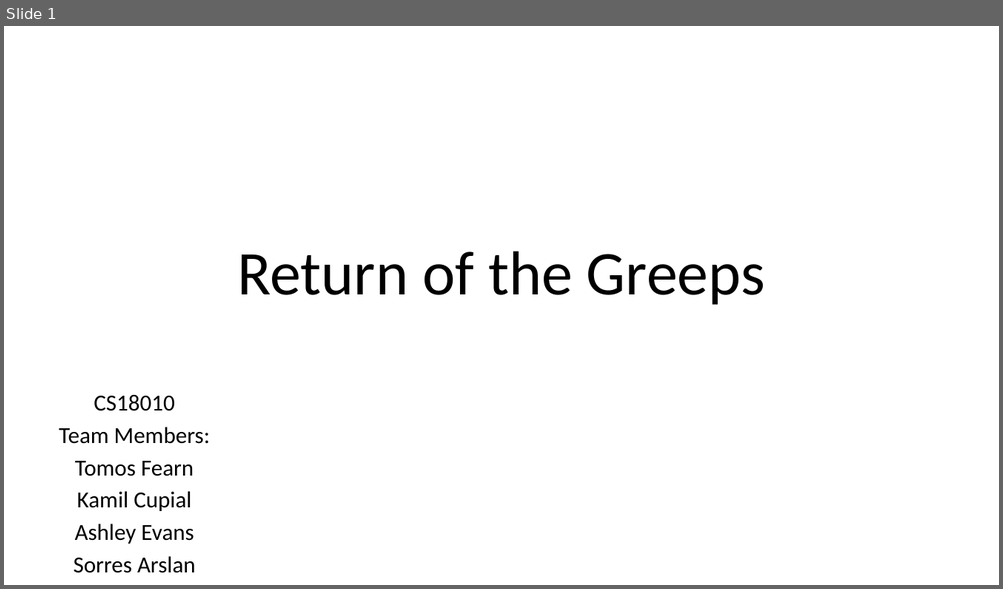
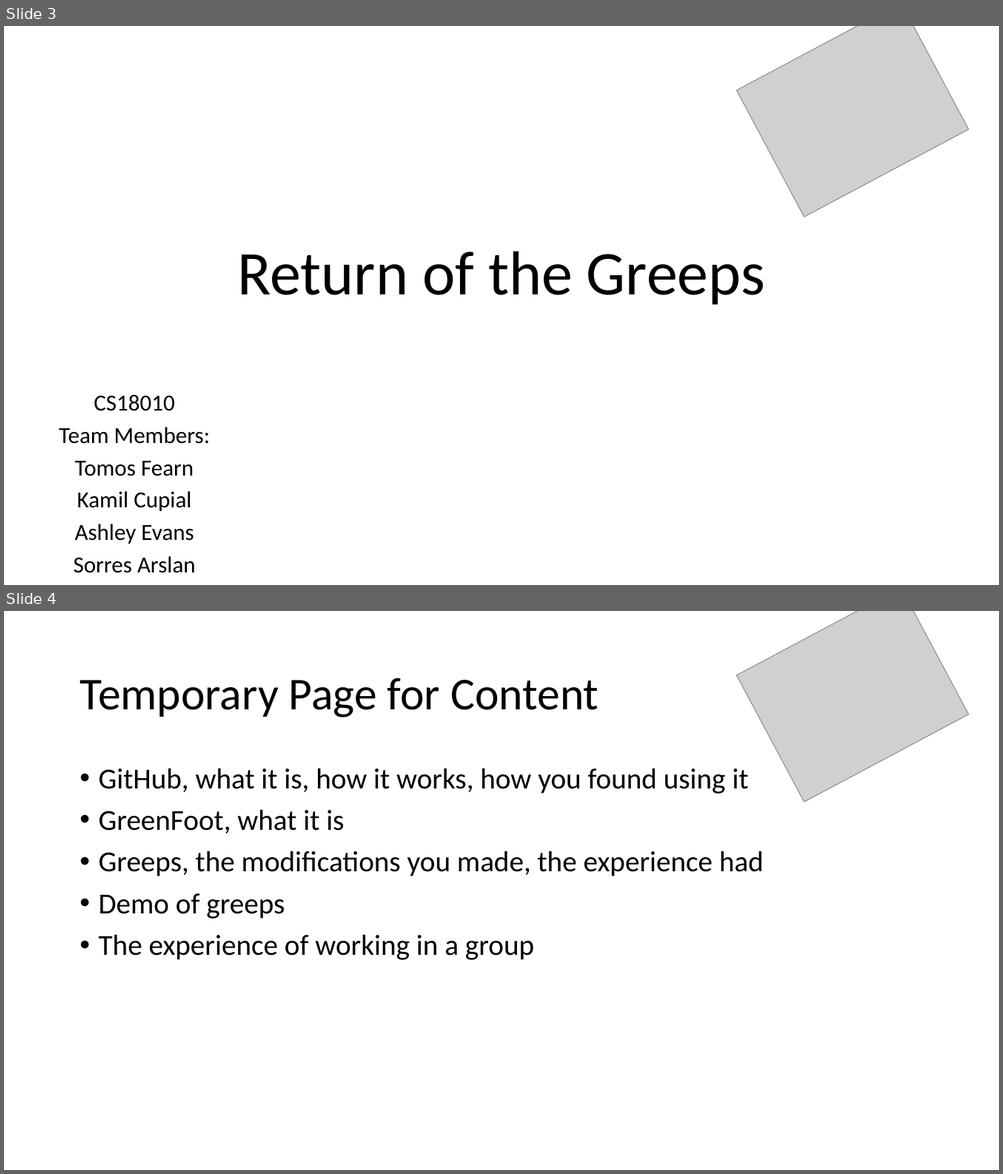
Before and after one commit to tomosfearn/cs18010-presentation, a slide deck: cs18010-presentation-slides.pptx. Shown one above the other, each under a label of ours: slide 1 before the commit, slides 3 and 4 after it. The pictures are 1003x589 and 1003x1174 pixels, drawn with LibreOffice and Linux fonts; fonts in the diff are those of the drawing; grey boxes stand for pictures. Boxes give left, top, right and bottom in pixels: in the first picture for what was removed or moved away, otherwise in the second. Text is boxed around its words. In the diff, an @@ line names an element or a change of style, - is before the commit and + after.

Commit message:
presentation structure
Just started on creating the structure and content of the presentation

```diff
--- a/cs18010-presentation-slides.pptx
+++ b/cs18010-presentation-slides.pptx
@@ slide 4 added at (4,611,999,1170), background #FFFFFF @@
@@ picture added at (736,611,968,803) @@
@@ title added at (79,678,598,718), 44 pt, text #000000 @@
+Temporary Page for Content
@@ text added at (99,768,763,960), 28 pt, text #000000 @@
+• GitHub, what it is, how it works, how you found using it
+• GreenFoot, what it is
+• Greeps, the modifications you made, the experience had
+• Demo of greeps
+• The experience of working in a group
@@ what was slide 1 is now slide 3 @@
@@ slide 3 changed as well @@
@@ picture added at (736,26,968,218) @@
```
Also in this commit, not shown: 10 other slides added, 1 slide removed.
